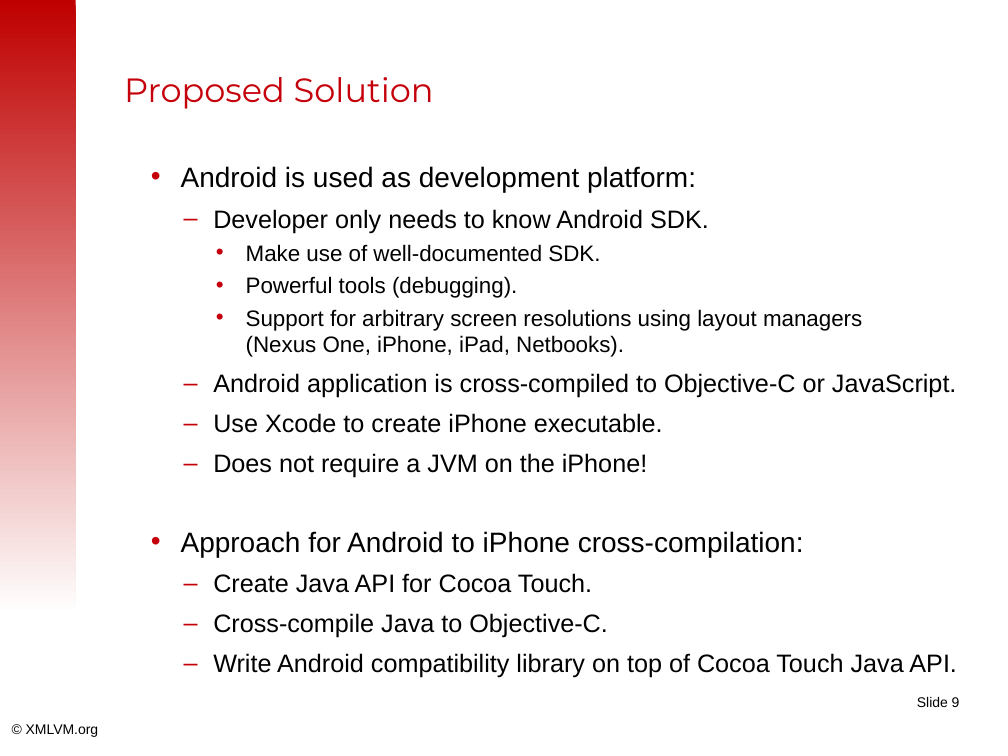
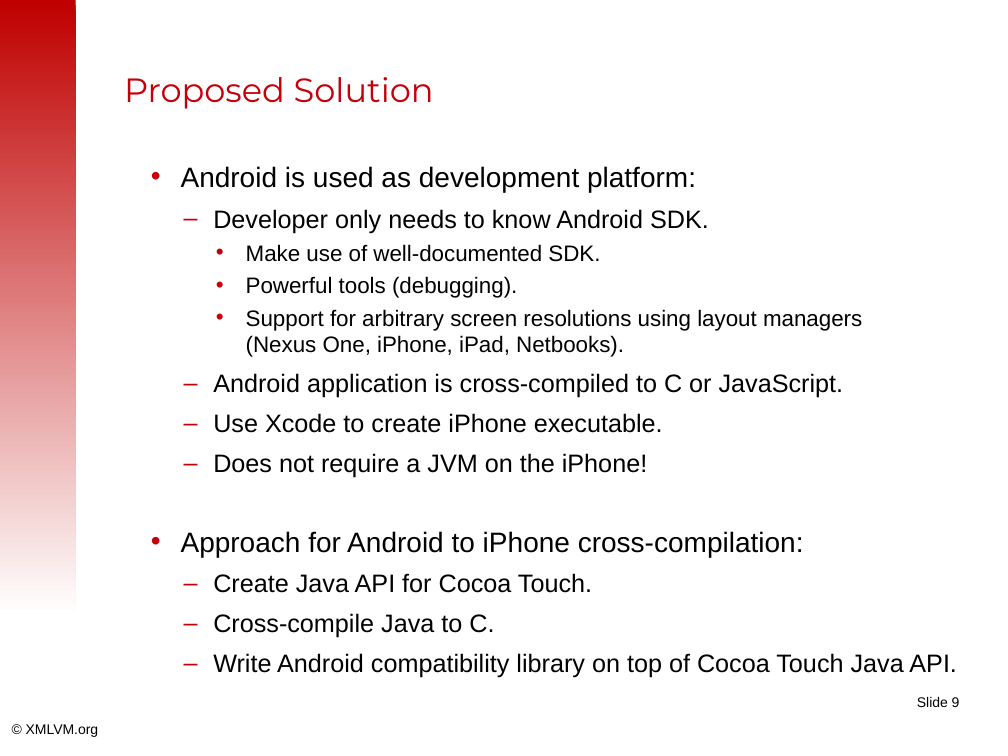
Before and after one commit to tisoft/xmlvm, a slide deck: slide 9 of doc/slides/android2iphone-master.odp. Drawn at 1008x756 pixels with LibreOffice and Linux fonts; fonts in the diff are those of the drawing; background and template pictures are left out. Boxes give left, top, right and bottom in pixels: in the first picture for what was removed or moved away, otherwise in the second. Text is boxed around its words. In the diff, an @@ line names an element or a change of style, - is before the commit and + after.

```diff
--- a/doc/slides/android2iphone-master.odp
+++ b/doc/slides/android2iphone-master.odp
@@ text at (213,373,844,398): text changed @@
-  – Android application is cross-compiled to Objective-C or JavaScript.
+  – Android application is cross-compiled to C or JavaScript.
@@ text at (213,613,494,638): text changed @@
-  – Cross-compile Java to Objective-C.
+  – Cross-compile Java to C.
```
Also in this commit, not shown: 15 other slides changed, 1 slide added.
